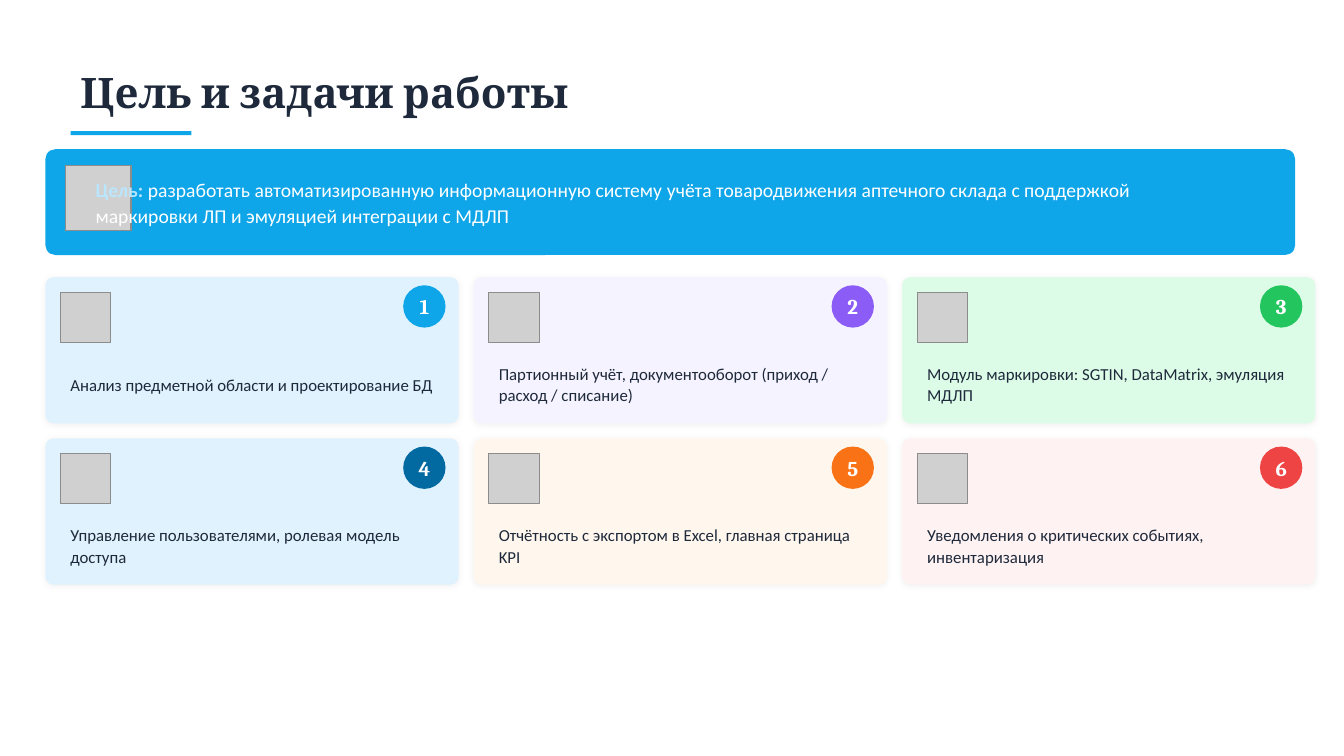
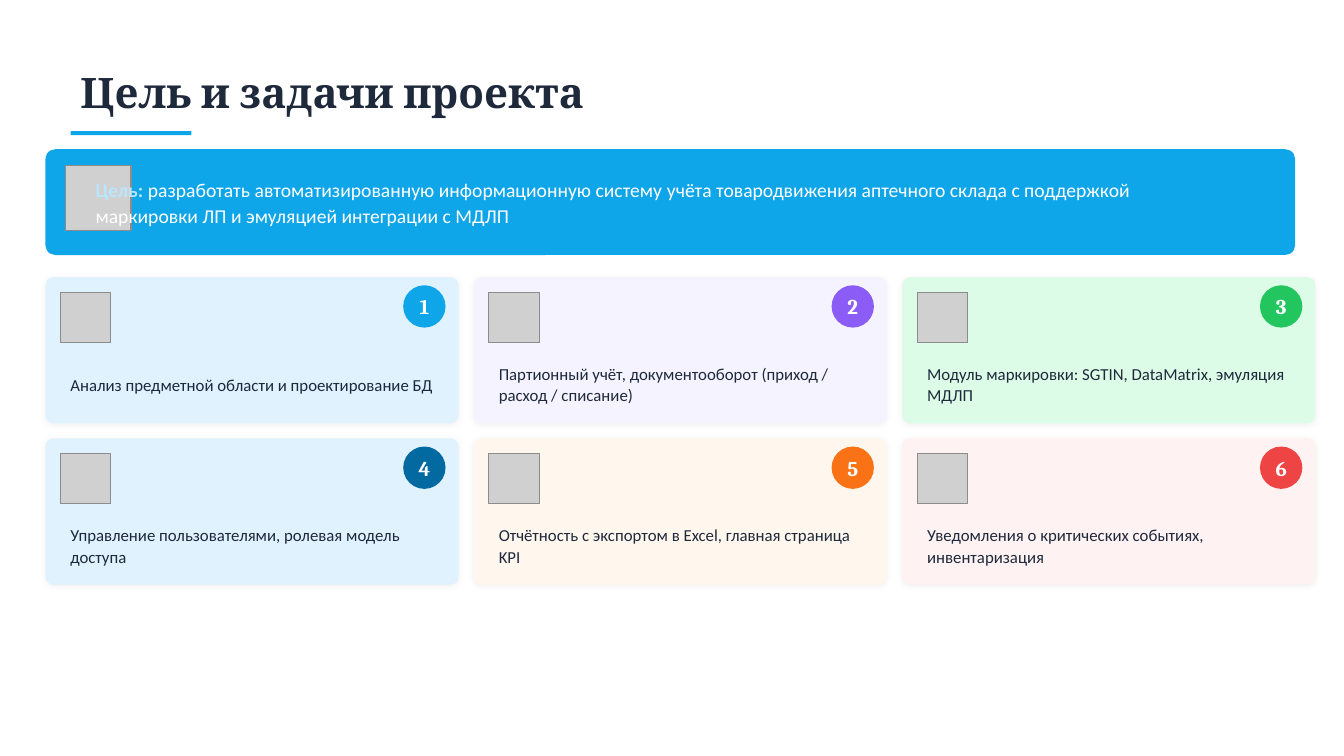
Before and after one commit to ghjgk1/PharmacyWarehouse, a slide deck: slide 3 of Никитин (1).pptx. Drawn at 1344x756 pixels with LibreOffice and Linux fonts; fonts in the diff are those of the drawing; grey boxes stand for pictures. Boxes give left, top, right and bottom in pixels: in the first picture for what was removed or moved away, otherwise in the second. Text is boxed around its words. In the diff, an @@ line names an element or a change of style, - is before the commit and + after.

```diff
--- a/Никитин (1).pptx
+++ b/Никитин (1).pptx
@@ text at <box>80,78,584,118</box>: text changed @@
-Цель и задачи работы
+Цель и задачи проекта
```
Also in this commit, not shown: 2 other slides changed.
